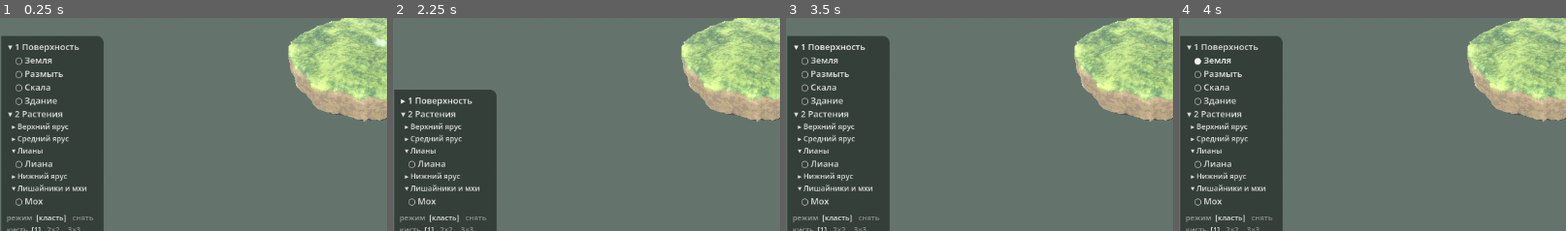
Above: before the commit, frames 1-4 (left to right).
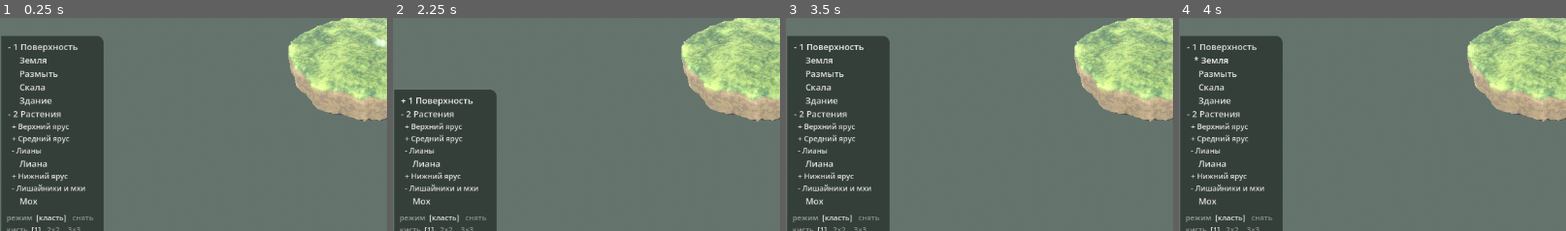
Above: after the commit, the same moments.

Repository: Vi223-TeaThreat/TeaTrap
Game: Godot game, scene res://Space.tscn
Same seed, same stepped clock (60 frames per second), same inputs: the game is played once before the commit and once after it.
Inputs (mouse positions are % of the whole screen's width and height, from its top left):
- Up to frame 1 (0.25 s): no input
- Up to frame 2 (2.25 s): click (8, 50) at 0.5 s, where only the run before the commit has a clickable "▾ 1 Поверхность"; click (8, 63) at 1.25 s, where only the run before the commit has a clickable "▸ 1 Поверхность"; click (8, 50) at 2 s, where only the run after the commit has a clickable "- 1 Поверхность"
- Up to frame 3 (3.5 s): click (8, 63) at 2.75 s, where only the run after the commit has a clickable "+ 1 Поверхность"
- Up to frame 4 (4 s): click (8, 53) at 3.5 s, where only the run before the commit has a clickable "○ Земля"
The pictures show only the part of the screen within x 1-51%, y 43-93%; the shares and areas given below are measured in that part.

The runs differ from the first frame. In frame 1, 2.7% of the frame differs, in the area x 2-23%, y 12-89%; in frame 2, 2.0%; in frame 3, 2.8%; in frame 4, 2.8%.

Commit message:
Значки списка из ASCII, масштаб панели от плотности экрана
ЗНАЧКИ. В списке стояли ▾ ▸ ● ○, и встроенный шрифт Godot их не знает: вместо
значка он рисует рамку с кодом буквы внутри — на телефоне это читалось как
«прямоугольники с двумя цифрами и двумя буквами». Заменены на «-» и «+» для
свёрнутого-развёрнутого и «*» для выбранного. Свой шрифт ради четырёх значков
в демо тащить незачем.

МАСШТАБ. Постоянный множитель «вдвое» врал: Godot рисует в настоящих пикселях
экрана, а у телефона их два-три на каждый условный — чем экран плотнее, тем
панель под пальцем мельче, хотя число одно и то же. Теперь множитель считается
от плотности и умножается на два: панель выходит одного размера на любом
телефоне. Кегль подсказки тоже переведён на плотность.

Обе ветки прогнаны принудительно (ui_scale = 6): на безголовом запуске сенсора
нет, и сенсорная вёрстка ушла бы на телефон ни разу не выполнившись.

Diff:
--- a/SpaceMain.gd
+++ b/SpaceMain.gd
@@ -122,7 +122,7 @@
 func _ready() -> void:
 	# Решаем ОДИН раз и до всякой вёрстки: и подсказка, и панель строятся по
 	# этому числу, а перестроить их на ходу нечем.
-	ui_scale = 2 if DisplayServer.is_touchscreen_available() else 1
+	ui_scale = _screen_ui_scale()
 	_setup_materials()
 	_setup_environment()
 	_setup_light()
@@ -788,6 +788,27 @@
 # пунктов пальцем не выбирается — промахи идут один за другим. На мыши всё
 # остаётся как было: там мелкий плотный список выверен и менять его незачем.
 var ui_scale: int = 1
+
+# ВО СКОЛЬКО РАЗ ПАНЕЛЬ КРУПНЕЕ НА СТЕКЛЕ, считая от плотности экрана.
+#
+# Godot рисует в НАСТОЯЩИХ пикселях экрана, а у телефона их два-три на каждый
+# условный. Поэтому постоянный множитель врёт: одно и то же число даёт разный
+# размер под пальцем на разных телефонах, и чем экран плотнее, тем панель
+# мельче. Берём плотность и умножаем на два — палец толще курсора, и вдвое
+# крупнее мышиной вёрстки это как раз его размер.
+const TOUCH_GAIN: float = 2.0      # во сколько раз крупнее мышиного при той же плотности
+
+
+func _screen_ui_scale() -> int:
+	if not DisplayServer.is_touchscreen_available():
+		return 1
+	var density: float = DisplayServer.screen_get_scale()
+	if density <= 0.0:
+		# Не всякая платформа умеет отдавать плотность напрямую — тогда считаем
+		# её из числа точек на дюйм, где 96 на дюйм это обычный экран.
+		var dpi: int = DisplayServer.screen_get_dpi()
+		density = float(dpi) / 96.0 if dpi > 0 else 1.0
+	return clampi(int(round(density * TOUCH_GAIN)), 2, 6)
 
 
 func _touch_ui() -> bool:
@@ -1090,16 +1111,20 @@
 			continue
 		var open: bool = group_open[g]
 		# Номер оставляем: по нему раздел сворачивается с клавиатуры.
-		group_headers[g].text = "%s %d %s" % ["▾" if open else "▸", g, group["name"]]
+		group_headers[g].text = "%s %d %s" % ["-" if open else "+", g, group["name"]]
 		group_boxes[g].visible = open
 		for t in group["tiers"]:
 			var info := PlantsData.tier_info(t)
 			if branch_headers.has(t):
 				branch_headers[t].text = "  %s %s" % [
-					"▾" if branch_open[t] else "▸", info["name"]]
+					"-" if branch_open[t] else "+", info["name"]]
 			branch_boxes[t].visible = branch_open[t] or not branch_headers.has(t)
+	# ЗНАЧКИ СПИСКА — ТОЛЬКО ИЗ ASCII. Прежде тут стояли ▾ ▸ ● ○, и встроенный
+	# шрифт Godot их не знает: вместо значка он рисует рамку с кодом буквы
+	# внутри — те самые «прямоугольники с двумя цифрами и двумя буквами». Свой
+	# шрифт ради четырёх значков в демо тащить незачем.
 	for id in tool_buttons:
-		var mark := "●" if id == current_tool else "○"
+		var mark := "*" if id == current_tool else " "
 		tool_buttons[id].text = "   %s %s" % [mark, PlantsData.ITEMS[id]["name"]]
 
 
@@ -1145,7 +1170,9 @@
 	# колеса, ни боковых кнопок на телефоне нет.
 	if _touch_ui():
 		label.text = "Палец ведёт кисть · растения — двойным нажатием\nДва пальца двигают вид · что класть — в панели слева"
-		label.add_theme_font_size_override("font_size", 15 * ui_scale)
+		# Кегль тоже от плотности: 11 на условный пиксель читается с вытянутой
+		# руки и на редком, и на плотном экране одинаково.
+		label.add_theme_font_size_override("font_size", 11 * ui_scale)
 	else:
 		label.text = "ЛКМ — поставить · Shift + ЛКМ или 2-я боковая — убрать (обе держатся)\n1-я боковая / Ctrl+Z — отменить (мазок кистью снимается целиком)\nПКМ — вращать · средняя — двигать · колесо — приближение\nЦифры 1-3 — свернуть раздел · режим, ширина кисти и снятия — в панели слева"
 	label.position = Vector2(16 * ui_scale, 16 * ui_scale)
@@ -1156,9 +1183,11 @@
 
 	# Пока остров достраивается, честно показываем, сколько уже готово.
 	fill_label = Label.new()
-	fill_label.position = Vector2(16 * ui_scale, 112 if not _touch_ui() else 96 * ui_scale)
+	# Под подсказкой: на стекле она в две строки, и место под неё считаем от
+	# того же кегля, иначе на плотном экране надпись уезжала бы на середину.
+	fill_label.position = Vector2(16 * ui_scale, 52 * ui_scale if _touch_ui() else 112)
 	if _touch_ui():
-		fill_label.add_theme_font_size_override("font_size", 15 * ui_scale)
+		fill_label.add_theme_font_size_override("font_size", 11 * ui_scale)
 	fill_label.add_theme_color_override("font_color", Color(1, 1, 1, 0.8))
 	fill_label.add_theme_color_override("font_outline_color", Color.BLACK)
 	fill_label.add_theme_constant_override("outline_size", 4)
Not shown, changed: docs/index.html
Not shown, changed: docs/index.pck
